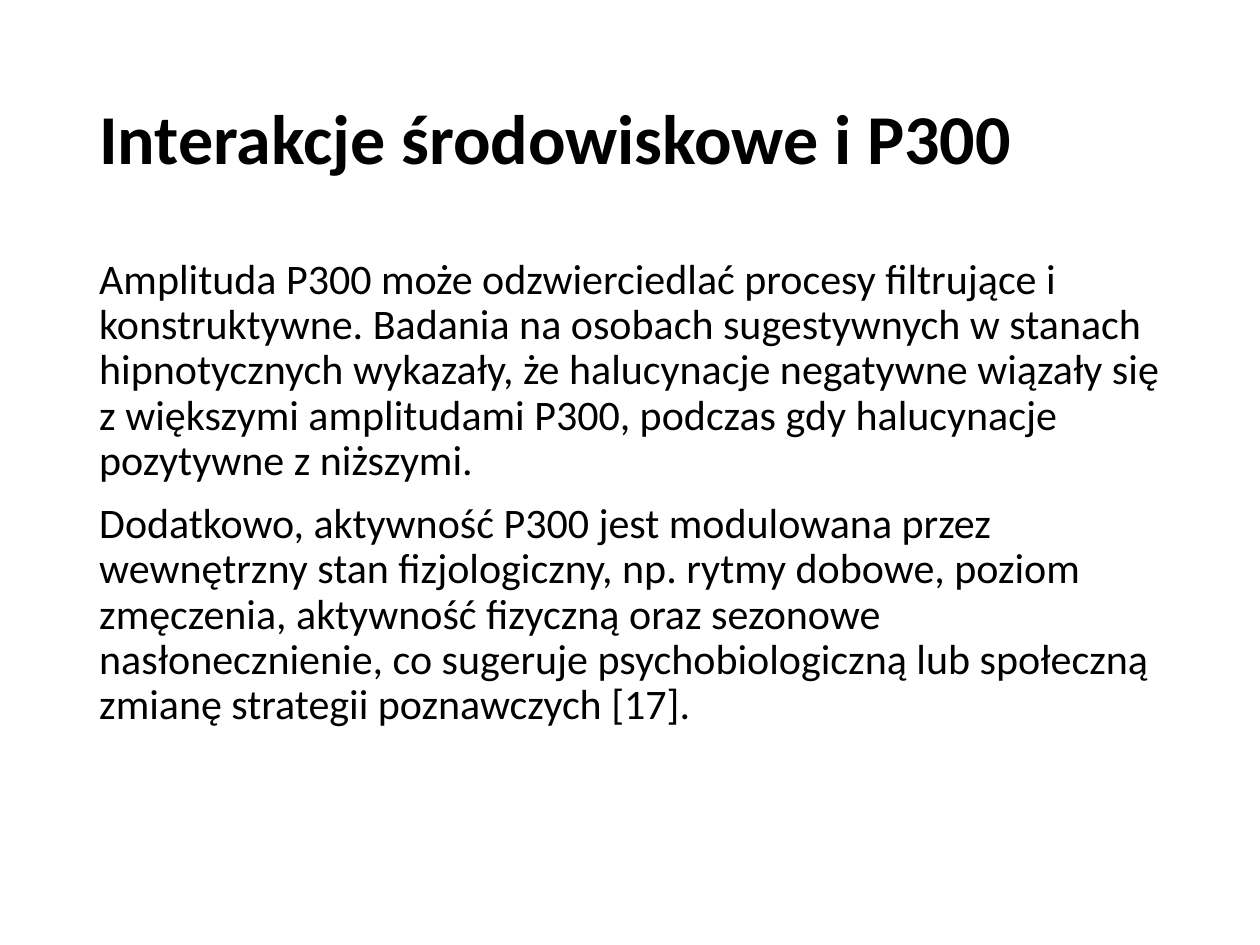
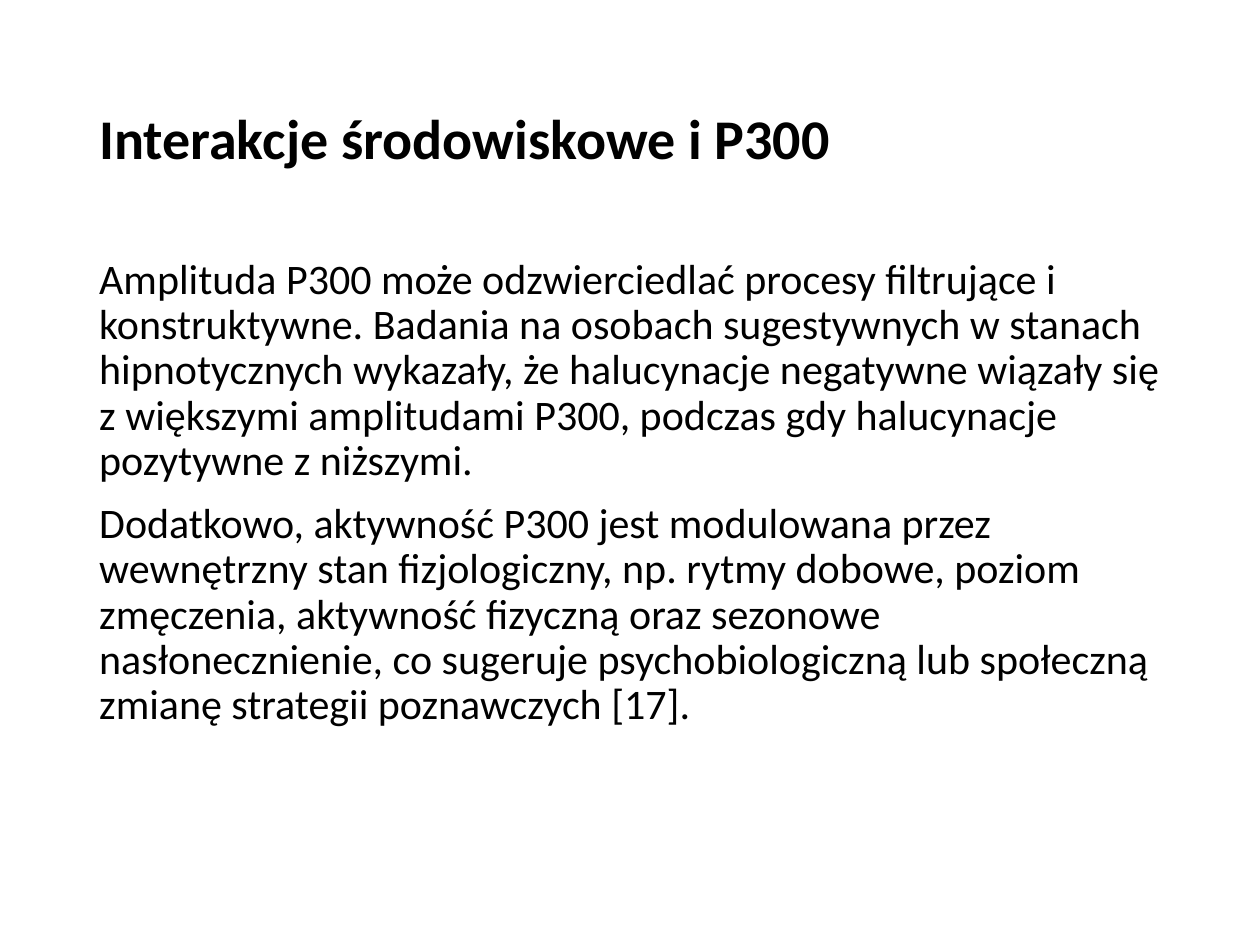
Before and after one commit to MatPomGit/self, a slide deck: slide 11 of files/inne/prezentacje/potencjały_ERP.pptx. Drawn at 1260x945 pixels with LibreOffice and Linux fonts; fonts in the diff are those of the drawing. Boxes give left, top, right and bottom in pixels: in the first picture for what was removed or moved away, otherwise in the second. Text is boxed around its words. In the diff, an @@ line names an element or a change of style, - is before the commit and + after.

```diff
--- a/files/inne/prezentacje/potencjały_ERP.pptx
+++ b/files/inne/prezentacje/potencjały_ERP.pptx
@@ title "Interakcje środowiskowe i P300" at [99,119,830,169]: size 40 to 32 pt @@
```
Also in this commit, not shown: 27 other slides changed, 5 other files.
